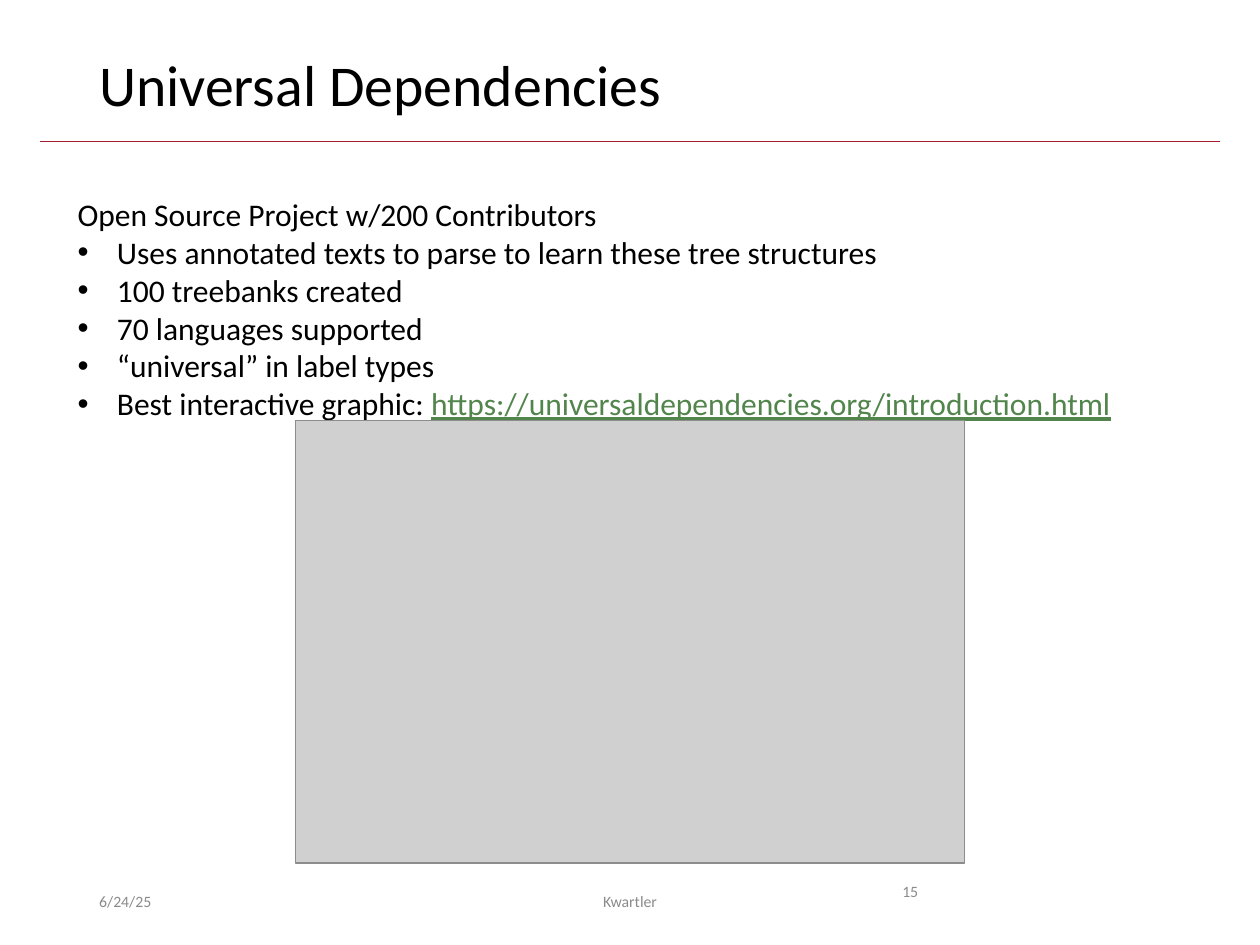
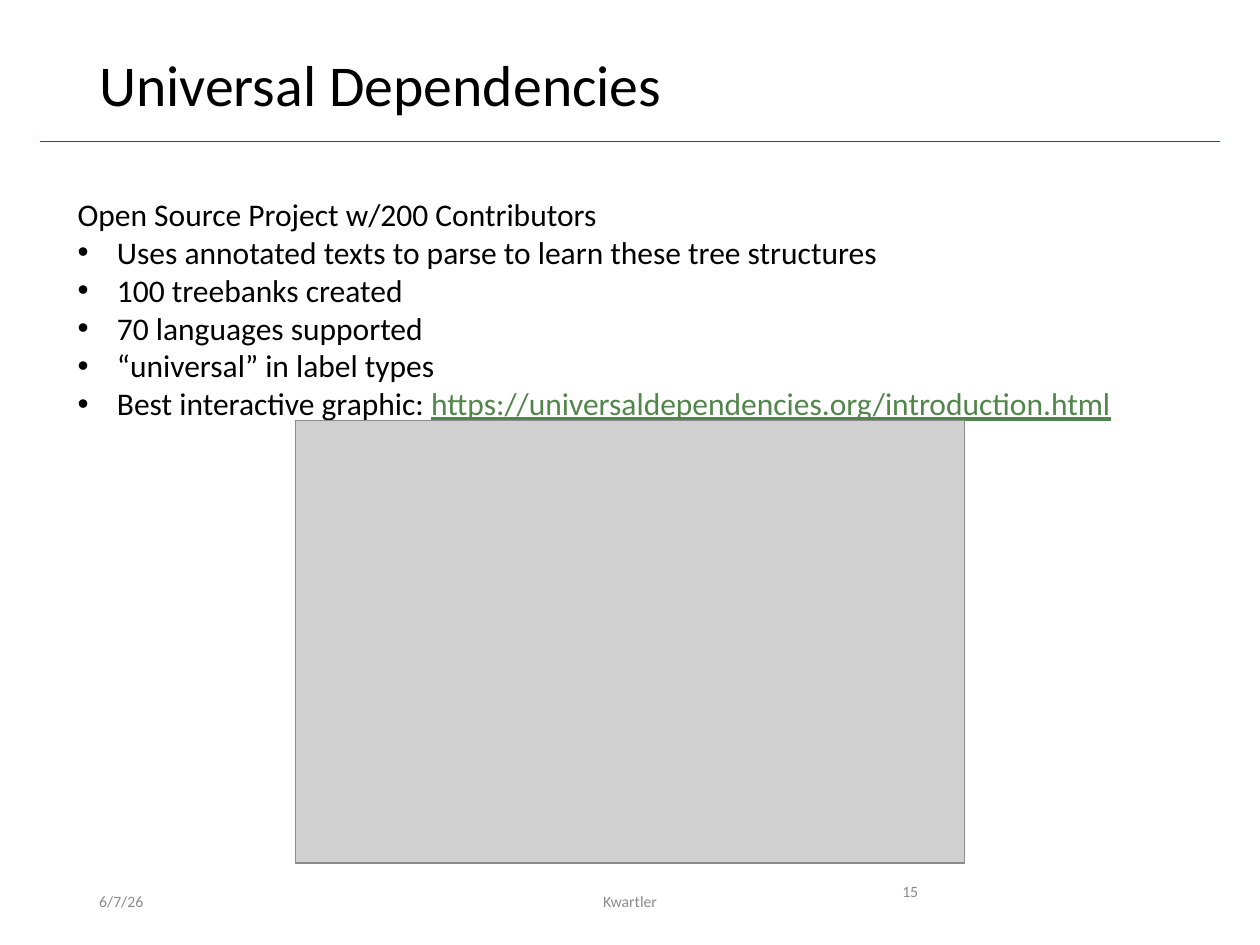
Before and after one commit to kwartler/GSERM_2025, a slide deck: slide 15 of lessons/Day3/B_SyntacticParsing_lemmatization.pptx. Drawn at 1260x945 pixels with LibreOffice and Linux fonts; fonts in the diff are those of the drawing; grey boxes stand for pictures. Boxes give left, top, right and bottom in pixels: in the first picture for what was removed or moved away, otherwise in the second. Text is boxed around its words. In the diff, an @@ line names an element or a change of style, - is before the commit and + after.

```diff
--- a/lessons/Day3/B_SyntacticParsing_lemmatization.pptx
+++ b/lessons/Day3/B_SyntacticParsing_lemmatization.pptx
@@ text at box(99, 896, 143, 908): text changed @@
-6/24/25
+6/7/26
```
Also in this commit, not shown: 14 other slides changed, 5 other files.
